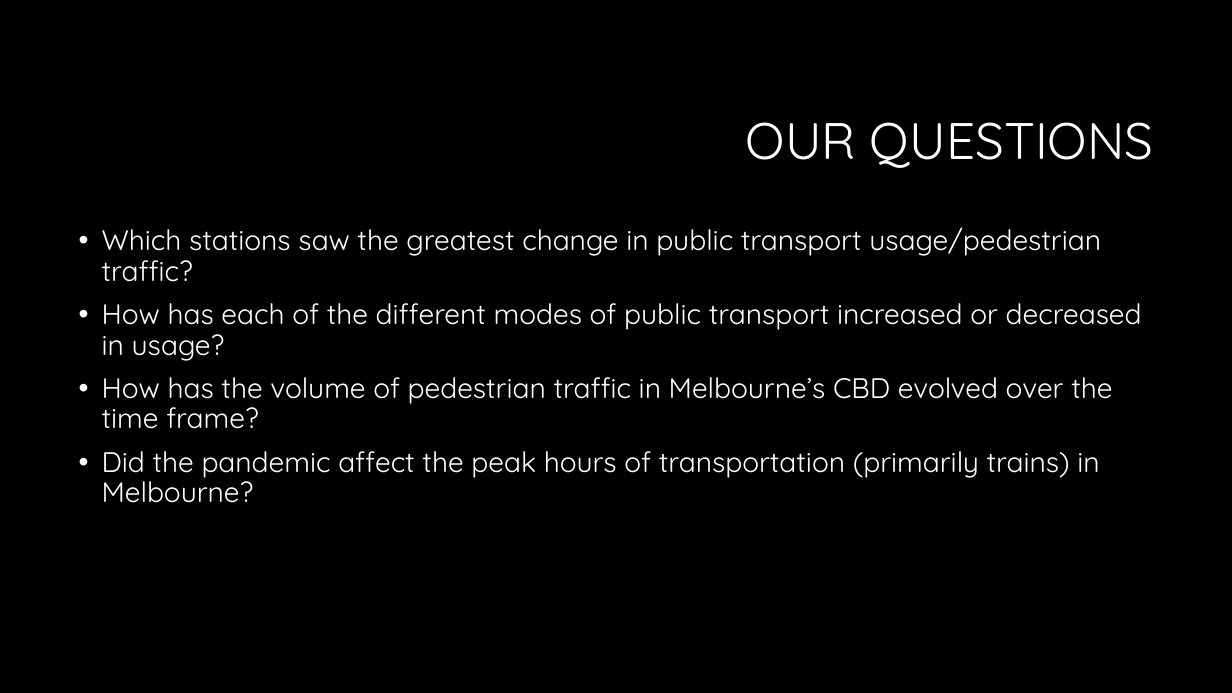
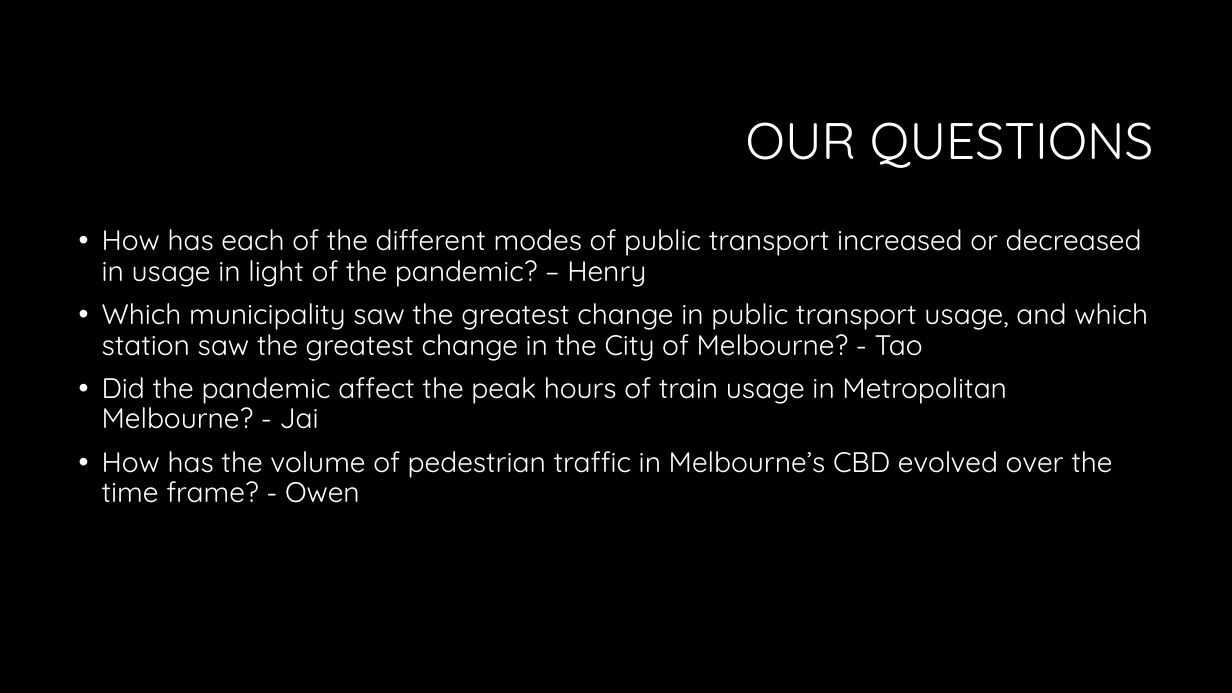
Before and after one commit to hendaman/project-1-challenge, a slide deck: slide 3 of Presentation/Exploring Mobility Patterns in Metropolitan Melbourne Presentation.pptx. Drawn at 1232x693 pixels with LibreOffice and Linux fonts; fonts in the diff are those of the drawing; background and template pictures are left out. Boxes give left, top, right and bottom in pixels: in the first picture for what was removed or moved away, otherwise in the second. Text is boxed around its words. In the diff, an @@ line names an element or a change of style, - is before the commit and + after.

Commit message:
Adding Jai and Tao's final code, updating my final code, and updating presentation

```diff
--- a/Presentation/Exploring Mobility Patterns in Metropolitan Melbourne Presentation.pptx
+++ b/Presentation/Exploring Mobility Patterns in Metropolitan Melbourne Presentation.pptx
@@ text at <box>102,229,1148,503</box>: text changed @@
-• Which stations saw the greatest change in public transport usage/pedestrian traffic?
-• How has each of the different modes of public transport increased or decreased in usage?
-• How has the volume of pedestrian traffic in Melbourne’s CBD evolved over the time frame?
-• Did the pandemic affect the peak hours of transportation (primarily trains) in Melbourne?
+• How has each of the different modes of public transport increased or decreased in usage in light of the pandemic? – Henry
+• Which municipality saw the greatest change in public transport usage, and which station saw the greatest change in the City of Melbourne? - Tao
+• Did the pandemic affect the peak hours of train usage in Metropolitan Melbourne? - Jai
+• How has the volume of pedestrian traffic in Melbourne’s CBD evolved over the time frame? - Owen
```
Also in this commit, not shown: 22 other slides changed, 11 slides added, 3 other files.
